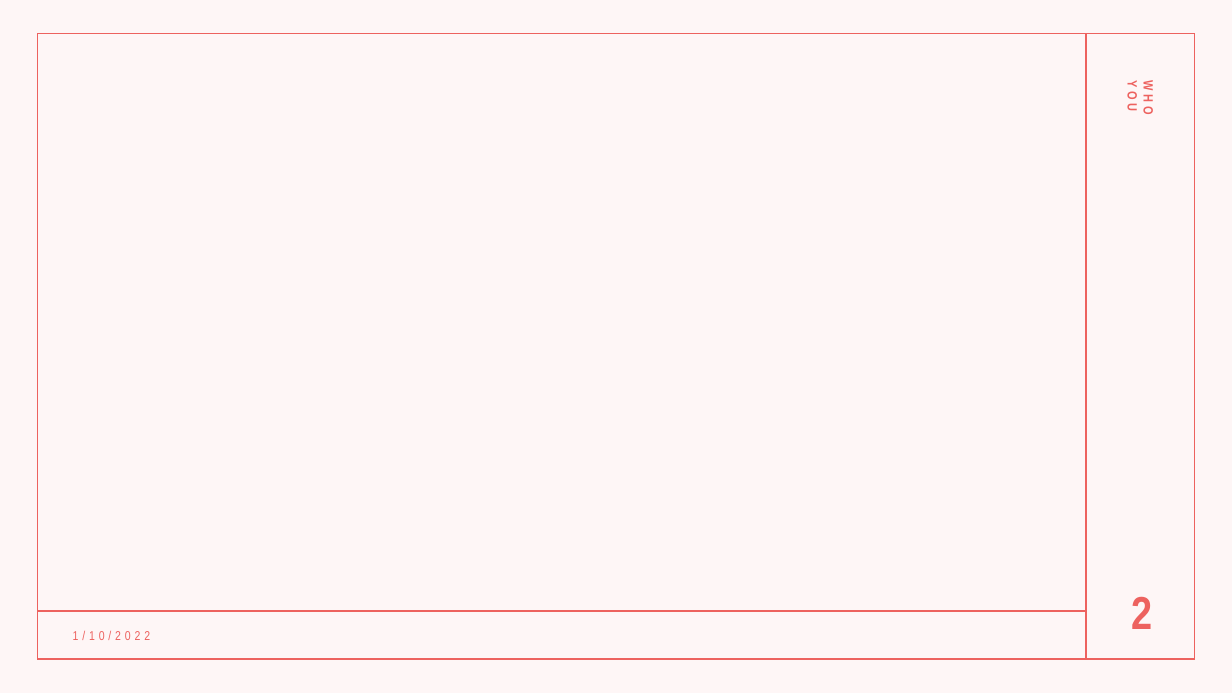
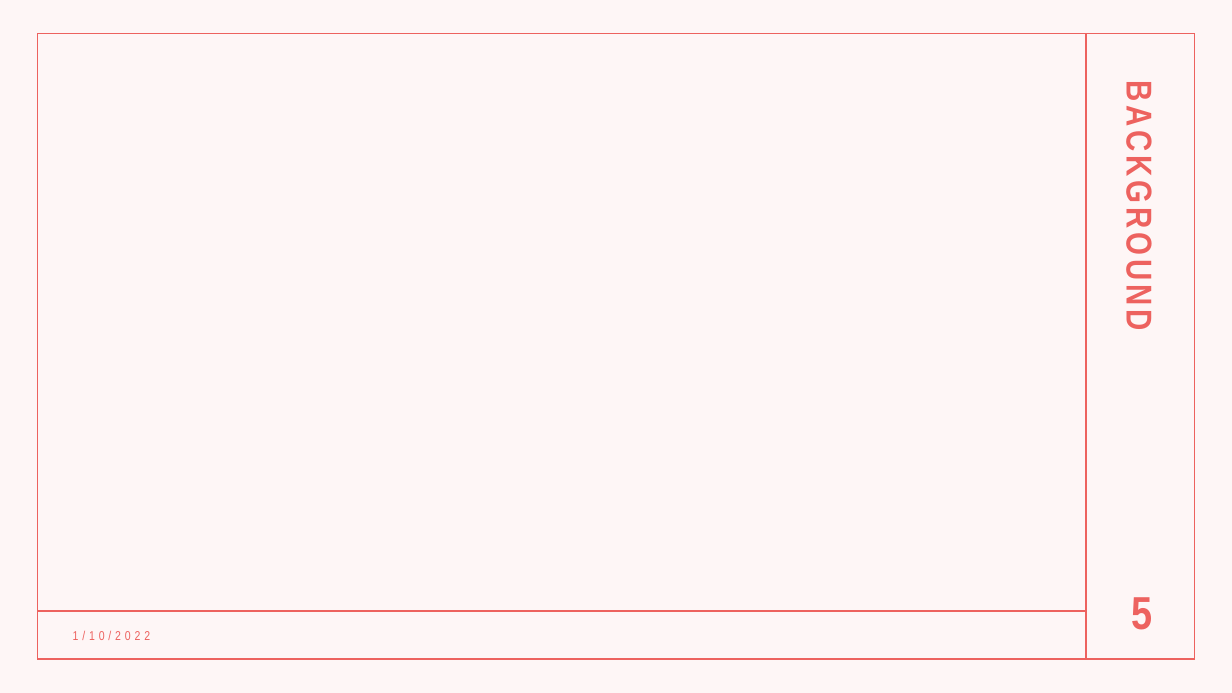
Before and after one commit to AlbiKovi/DSO110---Final-Group-Project, a slide deck: slide 5 of Is the Mega Millions a Mega Trap.pptm (slide 2 before the commit). Drawn at 1232x693 pixels with LibreOffice and Linux fonts; fonts in the diff are those of the drawing. Boxes give left, top, right and bottom in pixels: in the first picture for what was removed or moved away, otherwise in the second. Text is boxed around its words. In the diff, an @@ line names an element or a change of style, - is before the commit and + after.

```diff
--- a/Is the Mega Millions a Mega Trap.pptm
+++ b/Is the Mega Millions a Mega Trap.pptm
@@ text at (1119, 106, 1160, 322): text changed; size 10.5 to 28 pt @@
-WHO
-YOU
+BACKGROUND
@@ page number at (1131, 597, 1152, 630): text changed @@
-2
+5
```
Also in this commit, not shown: 1 other slide changed, 17 slides added.
